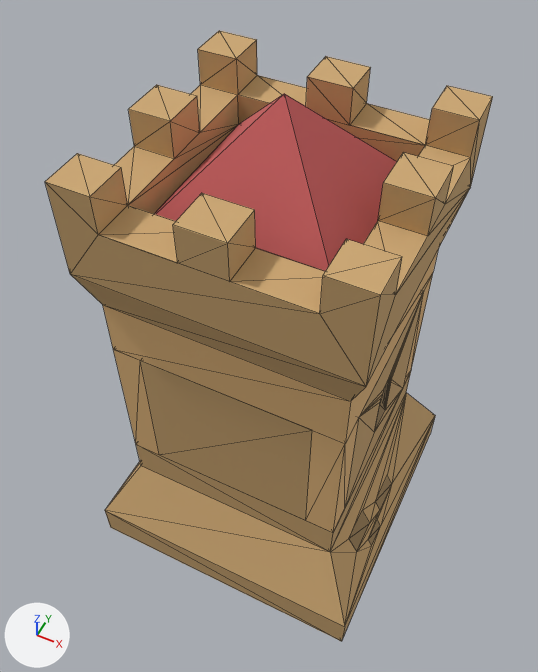
The COLLADA model Assets/Models/Towers/StunningTower.dae as it was, and as the next commit left it.
Camera for both pictures: a 50 mm camera at (0.546, -1.158, 2.131) aimed at (-0.028, -0.01, 0.696). The lights are fixed; the arrows at lower left show +X, +Y and +Z. Mesh edges are drawn as thin lines. Where no turn or scale is listed for an object, it has been applied to the vertices. Vertices at the same position are counted once.

The first picture shows 'Group18', 'Group80', 'Group88', 'Group90'.
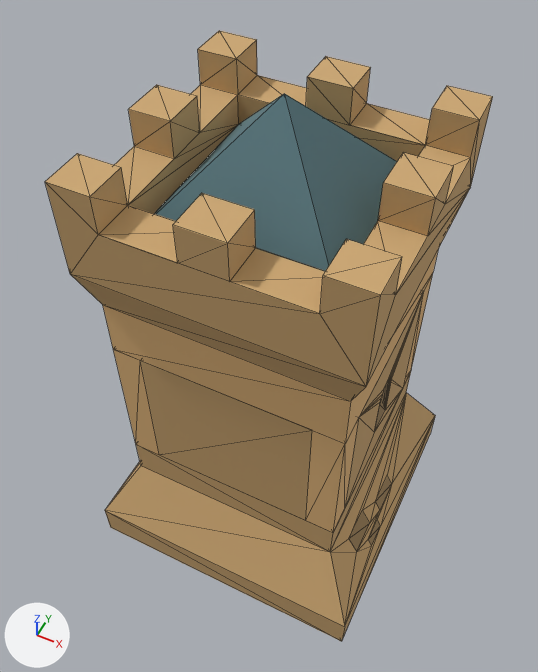
Commit message: Updated tower models

The change, as a list of edits to the scene's bpy script:
```text
Add mat_ocean:
    mat_ocean = principled_material('Ocean')
    mat_ocean.base_color = (0.0976, 0.188, 0.212)  # cyan #58787f
    mat_ocean.roughness = 0.9
Change me_group90:
    where me_group90.from_pydata(...)  # 6 vertices, 9 faces; spans x -3.73..-3.27, y -27.73..-27.27, z 0.325..0.586
    used by ob_group90; location = (3.5, 27.5, 0.8)
    me_group90 part 1: 9 faces spanning x -3.73..-3.27, y -27.73..-27.27, z 0.325..0.586 switch from mat_brick_re (red #c65d5d) to mat_ocean (cyan #58787f)
```

Changed parts and their boxes (x1, y1, x2, y2) in the pictures (538 x 672 px):
part 1 of me_group90, recoloured
    both: (154, 93, 397, 271)
